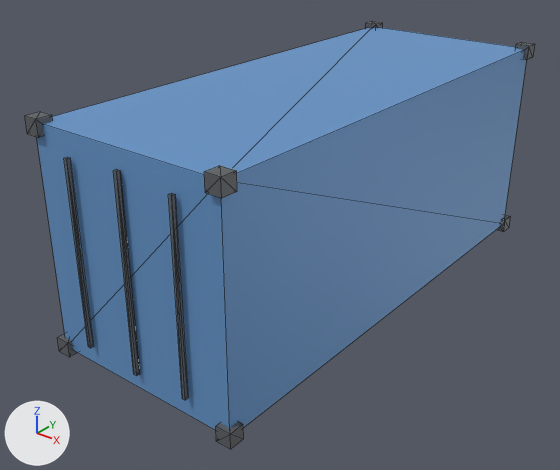
An edit to the glTF model miniprogram/models/container20.glb, drawn before and after from the same camera.
The view is the same before and after, from a 50 mm camera at (5.16, -7.2, 4.88) aimed at (-0.2, -0.51, 0.73). The axes (+X, +Y, +Z) are drawn at lower left. The lights are the same throughout. The picture after the commit comes second. Mesh edges are drawn as thin lines. Vertices at exactly the same position are counted once.
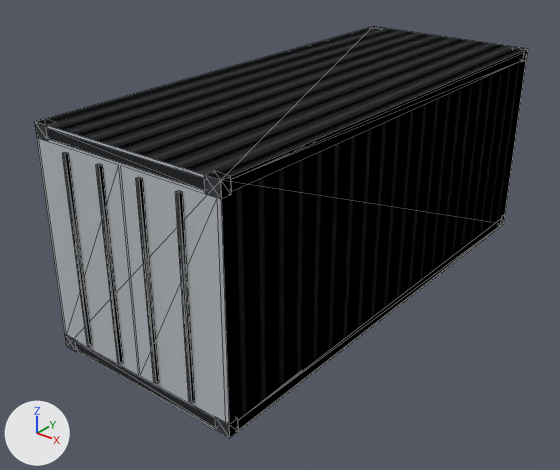
Changed parts and their boxes (x1, y1, x2, y2) in the pictures (560 x 470 px):
'Mesh_0', reshaped
    before: (37, 27, 526, 430)
    after: (35, 26, 528, 438)
'Mesh_1', deleted
    before: (25, 21, 535, 449)
part 1 of me_mesh_0, added
    after: (238, 218, 502, 430)
part 2 of me_mesh_0, added
    after: (75, 342, 216, 428)
part 3 of me_mesh_0, added
    after: (231, 52, 524, 192)
part 4 of me_mesh_0, added
    after: (46, 128, 205, 191)
part 5 of me_mesh_0, added
    after: (62, 152, 92, 347)
part 6 of me_mesh_0, added
    after: (96, 164, 123, 364)
part 7 of me_mesh_0, added
    after: (136, 177, 159, 384)
part 8 of me_mesh_0, added
    after: (175, 191, 195, 403)
part 9 of me_mesh_0, cut back
    after: (35, 26, 528, 437)
part 10 of me_mesh_0, recoloured (blue to black)
    before: (44, 27, 526, 428)
    after: (35, 27, 528, 438)
part 11 of me_mesh_0, recoloured
    before: (37, 124, 230, 430)
    after: (35, 122, 230, 438)

Edits to the bpy script that builds the scene:
```text
Add img_image_0:
    img_image_0 = load_image('Image_0', '_unpacked/Image_0', 128, 8, 'Non-Color')
Add mat_frame:
    mat_frame = principled_material('frame')
    mat_frame.base_color = (0.3, 0.32, 0.35)  # grey #9599a0
    mat_frame.roughness = 0.55
Add mat_door:
    mat_door = principled_material('door')
    mat_door.base_color = (0.5, 0.53, 0.57)  # light grey #bcc0c7
    mat_door.roughness = 0.6
Add mat_shell:
    mat_shell = bpy.data.materials.new('shell')
    # colours: light grey #c4c8ce
    # uses the picture img_image_0
Change me_mesh_0:
    used by ob_mesh_0; location = (0.0, 0.0, 0.0)
    remove me_mesh_0.from_pydata(...)  # 8 vertices, 12 faces; spans x -1.22..1.22, y -3.03..3.03, z 0.0..2.59
    add me_mesh_0.from_pydata(...)  # 168 vertices, 256 faces; spans x -1.22..1.22, y -3.07..3.03, z 0.0..2.59
    me_mesh_0 part 1: a new loose piece, a box spanning x 1.11..1.22, y -2.91..2.91, z 0.03..0.14, in mat_frame (grey #9599a0)
    me_mesh_0 part 2: a new loose piece, a box spanning x -1.04..1.04, y -3.03..-2.92, z 0.03..0.14, in mat_frame (grey #9599a0)
    me_mesh_0 part 3: a new loose piece, a box spanning x 1.11..1.22, y -2.91..2.91, z 2.45..2.57, in mat_frame (grey #9599a0)
    me_mesh_0 part 4: a new loose piece, a box spanning x -1.04..1.04, y -3.03..-2.92, z 2.45..2.57, in mat_frame (grey #9599a0)
    me_mesh_0 part 5: a new loose piece, a box spanning x -0.778..-0.734, y -3.068..-3.033, z 0.212..2.379, in mat_door (light grey #bcc0c7)
    me_mesh_0 part 6: a new loose piece, a box spanning x -0.29..-0.246, y -3.068..-3.033, z 0.212..2.379, in mat_door (light grey #bcc0c7)
    me_mesh_0 part 7: a new loose piece, a box spanning x 0.246..0.29, y -3.068..-3.033, z 0.212..2.379, in mat_door (light grey #bcc0c7)
    me_mesh_0 part 8: a new loose piece, a box spanning x 0.734..0.778, y -3.068..-3.033, z 0.212..2.379, in mat_door (light grey #bcc0c7)
    me_mesh_0 part 9
    10 faces are deleted
    12 vertices are added at x -1.18..1.18, y -3.03..3.03, z 0.0..2.59
    6 new vertices lie (0.0, -0.12, 0.0) away from vertices in x -1.22..1.22, y 3.03, z 0.0..2.59
    9 new vertices lie (0.0, 0.0, 0.16) away from vertices in x -1.22..1.22, y -3.03..3.03, z 0.0
    9 new vertices lie (0.0, 0.12, 0.0) away from vertices in x -1.22..1.22, y -3.03, z 0.0..2.59
    12 new vertices lie (0.0, 0.0, -0.16) away from vertices in x -1.22..1.22, y -3.03..3.03, z 2.59
    16 new vertices lie (-0.18, 0.0, 0.0) away from vertices in x 1.22, y -3.03..3.03, z 0.0..2.59
    8 new faces join them, mat_shell
    98 new faces join them, mat_frame (grey #9599a0)
    4 new faces join them, mat_door (light grey #bcc0c7)
    me_mesh_0 part 10: 8 faces spanning x -1.22..1.22, y -3.03..3.03, z 0.0..2.59 switch from mat_material_0 (blue #6999ce) to mat_shell
    me_mesh_0 part 11: 2 faces spanning x -1.22..1.22, y -3.03, z 0.0..2.59 switch from mat_material_0 (blue #6999ce) to mat_door (light grey #bcc0c7)
    other edits to the shape of me_mesh_0 do not show in these pictures
    add me_mesh_0.materials.append(mat_frame)  # grey #9599a0
Remove ob_mesh_1:
    ob_mesh_1 = bpy.data.objects.new('Mesh_1', me_mesh_1)
    ob_mesh_1.location = (0.0, 0.0, 0.0)
```
